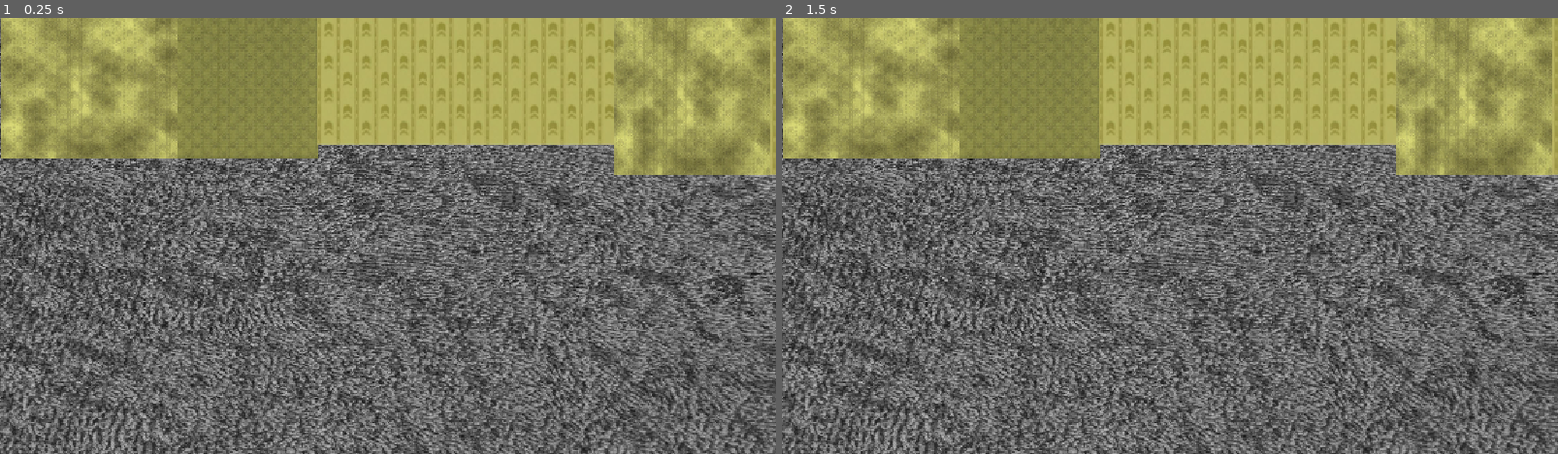
Above: before the commit, frames 1-2 (left to right).
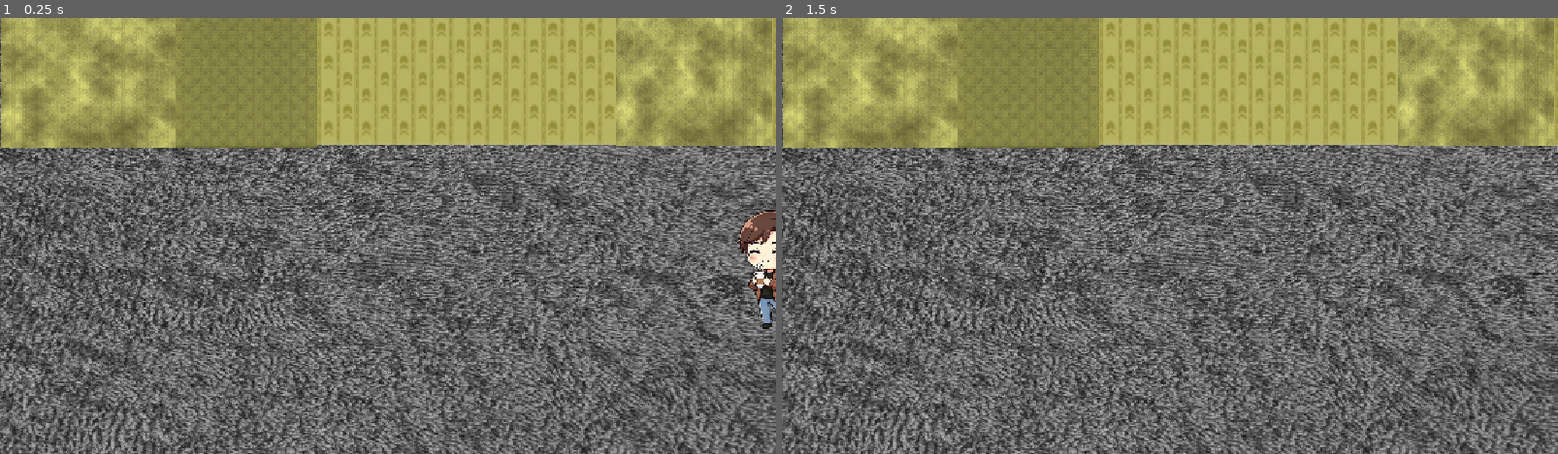
Above: after the commit, the same moments.

Repository: Guilherme-Porto-Silva/BackrromsArrive
Game: Godot game, scene res://Spaces/SpaceScenes/Level0/Rooms/full_no_clipble_front_wall_room.tscn
Same seed, same stepped clock (60 frames per second), same inputs: the game is played once before the commit and once after it. This scene is started directly instead of the project's main scene.
Inputs:
- Up to frame 1 (0.25 s): no input
- Up to frame 2 (1.5 s): tap Enter at 0.5 s; hold Right (walkRight) 0.53-1.28 s; tap W (walkFront) at 0.6, 1.35 s; tap Space at 1.25 s; hold S (walkBack) from 1.28 s (still down)

The runs differ from the first frame. In frame 1, 7.8% of the frame differs, in the area x 0-100%, y 0-72%; in frame 2, 7.0%.

Commit message:
Primeiras mudança de sala e parede atravessável.

Diff:
--- a/Spaces/SpaceScenes/Level0/Rooms/Level0start.tscn
+++ b/Spaces/SpaceScenes/Level0/Rooms/Level0start.tscn
@@ -4,25 +4,12 @@
 [ext_resource type="PackedScene" uid="uid://bnnw1fuslexmr" path="res://Characters/CharacterScenes/Guigui-chan.tscn" id="2_c6g2w"]
 [ext_resource type="PackedScene" uid="uid://sewjfvrismom" path="res://Spaces/SpaceScenes/Level0/Components/frontways_level_0_wall.tscn" id="3_c6g2w"]
 [ext_resource type="PackedScene" uid="uid://umokqs2di0ue" path="res://Spaces/SpaceScenes/Level0/Components/sideways_level_0_wall.tscn" id="4_ipp2t"]
-[ext_resource type="Script" uid="uid://bhnnrpgsvpa0y" path="res://Spaces/SpaceScripts/Level0/left_door_listener.gd" id="5_ipp2t"]
-
-[sub_resource type="GDScript" id="GDScript_iecx3"]
-script/source = "extends Area2D
-
-const NEXT_SCENE := \"res://Spaces/SpaceScenes/Level0/Rooms/full_no_clipble_front_wall_room.tscn\"
-
-func _on_body_entered(body: Node2D) -> void:
-
-	if body.is_in_group(\"players\"):
-
-		get_tree().change_scene_to_file(NEXT_SCENE)
-"
+[ext_resource type="Script" uid="uid://cbiiulpl780gs" path="res://Spaces/SpaceScenes/Level0/Rooms/left_door_listener.gd" id="5_ipp2t"]
 
 [sub_resource type="RectangleShape2D" id="RectangleShape2D_dw882"]
 size = Vector2(80, 172)
 
 [node name="Level0start" type="Node2D" unique_id=1517996660]
-script = SubResource("GDScript_iecx3")
 
 [node name="Floor" type="Sprite2D" parent="." unique_id=1715278020]
 position = Vector2(576.5, 325.5)
@@ -63,3 +50,5 @@
 [node name="CollisionShape2D" type="CollisionShape2D" parent="leftDoorListener" unique_id=922564251]
 position = Vector2(-32, 381)
 shape = SubResource("RectangleShape2D_dw882")
+
+[connection signal="body_entered" from="leftDoorListener" to="leftDoorListener" method="_on_body_entered"]
--- a/Spaces/SpaceScenes/Level0/Rooms/full_no_clipble_front_wall_room.tscn
+++ b/Spaces/SpaceScenes/Level0/Rooms/full_no_clipble_front_wall_room.tscn
@@ -4,6 +4,7 @@
 [ext_resource type="PackedScene" uid="uid://dyu4mjdem4o2" path="res://Spaces/SpaceScenes/Level0/Components/nullZones/moist_left_null_zone_right_level_0_wall.tscn" id="2_g85lf"]
 [ext_resource type="PackedScene" uid="uid://sewjfvrismom" path="res://Spaces/SpaceScenes/Level0/Components/frontways_level_0_wall.tscn" id="3_0qqme"]
 [ext_resource type="PackedScene" uid="uid://srqtrqr4x6p1" path="res://Spaces/SpaceScenes/Level0/Components/moist/left_moist_level_0_wall.tscn" id="4_a3a6e"]
+[ext_resource type="PackedScene" uid="uid://bnnw1fuslexmr" path="res://Characters/CharacterScenes/Guigui-chan.tscn" id="5_g85lf"]
 
 [node name="fullNoClipbleFrontWallRoom" type="Node2D" unique_id=1175133351]
 
@@ -13,10 +14,13 @@
 texture = ExtResource("1_8qu7m")
 
 [node name="moistLeftNullZoneRightLevel0wall" parent="." unique_id=967988161 instance=ExtResource("2_g85lf")]
-position = Vector2(262, 102)
+position = Vector2(261, 85)
 
 [node name="FrontwaysLevel0wall" parent="." unique_id=783276937 instance=ExtResource("3_0qqme")]
 position = Vector2(692.99994, 92.99999)
 
 [node name="LeftMoistLevel0wall" parent="." unique_id=1185216262 instance=ExtResource("4_a3a6e")]
-position = Vector2(1145, 116)
+position = Vector2(1146, 72)
+
+[node name="Guigui-chan" parent="." unique_id=656459508 instance=ExtResource("5_g85lf")]
+position = Vector2(1146, 374)
--- a/Spaces/SpaceScripts/Level0/left_door_listener.gd
+++ b/Spaces/SpaceScenes/Level0/Rooms/left_door_listener.gd
@@ -1,6 +1,18 @@
 extends Area2D
 
 const NEXT_SCENE := "res://Spaces/SpaceScenes/Level0/Rooms/full_no_clipble_front_wall_room.tscn"
+
+
+
+func _ready() -> void:
+
+	pass
+
+
+func _process(delta: float) -> void:
+
+	pass
+
 
 func _on_body_entered(body: Node2D) -> void:
 
Not shown, added: Spaces/SpaceScenes/Level0/Rooms/left_door_listener.gd.uid
Not shown, removed: Spaces/SpaceScripts/Level0/left_door_listener.gd.uid
